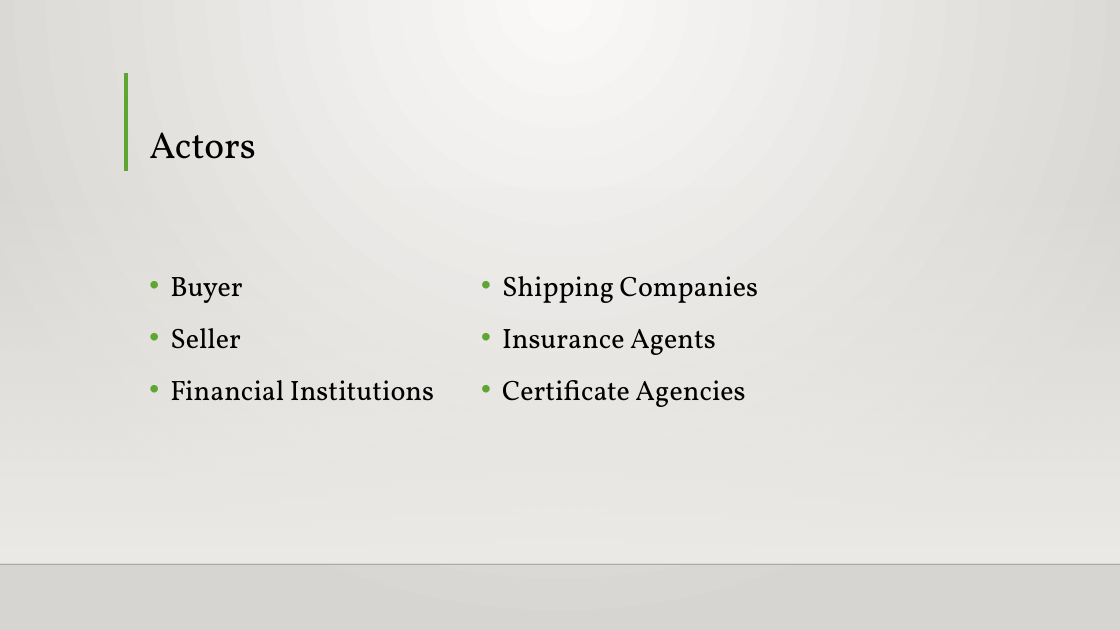
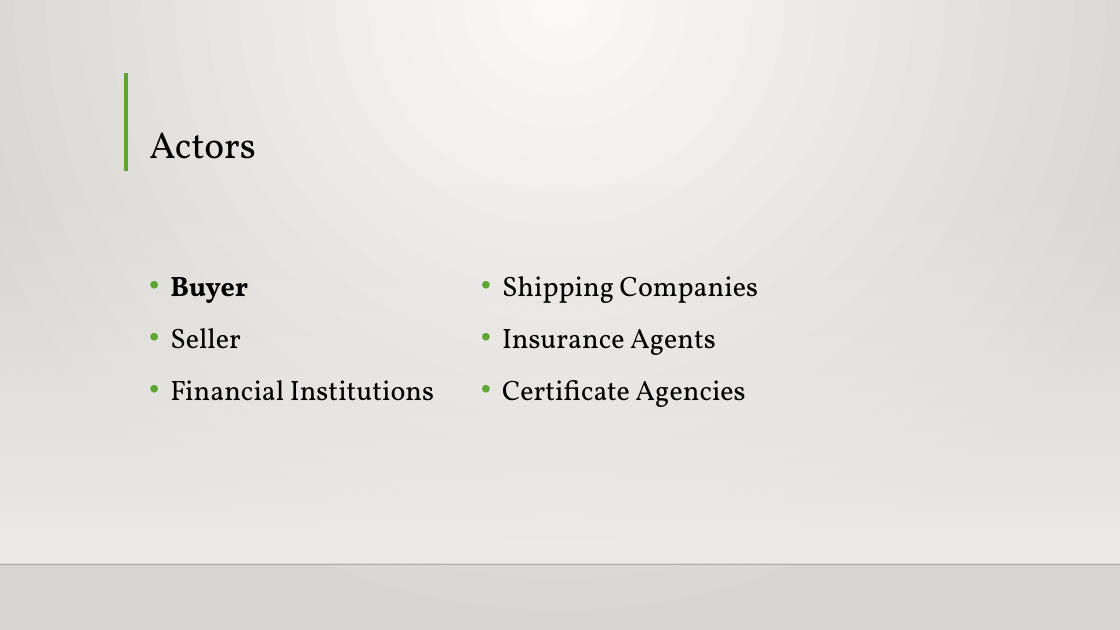
Before and after one commit to TSBlockchain/TradeFinanceBC, a slide deck: slide 3 of Presentation.pptx. Drawn at 1120x630 pixels with LibreOffice and Linux fonts; fonts in the diff are those of the drawing; background and template pictures are left out. Boxes give left, top, right and bottom in pixels: in the first picture for what was removed or moved away, otherwise in the second. Text is boxed around its words. In the diff, an @@ line names an element or a change of style, - is before the commit and + after.

Commit message:
Improved PPT testing
Improved PPT testing

```diff
--- a/Presentation.pptx
+++ b/Presentation.pptx
@@ text at <box>170,277,248,303</box>: bold on in "Buyer" @@
```
